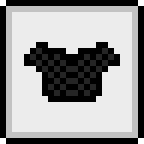
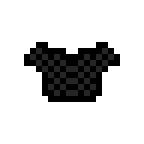
Two versions of the same layered image (144px x 144px). Layer-by-layer changes:
hid "Layer 1" over (0, 0, 144, 144)
